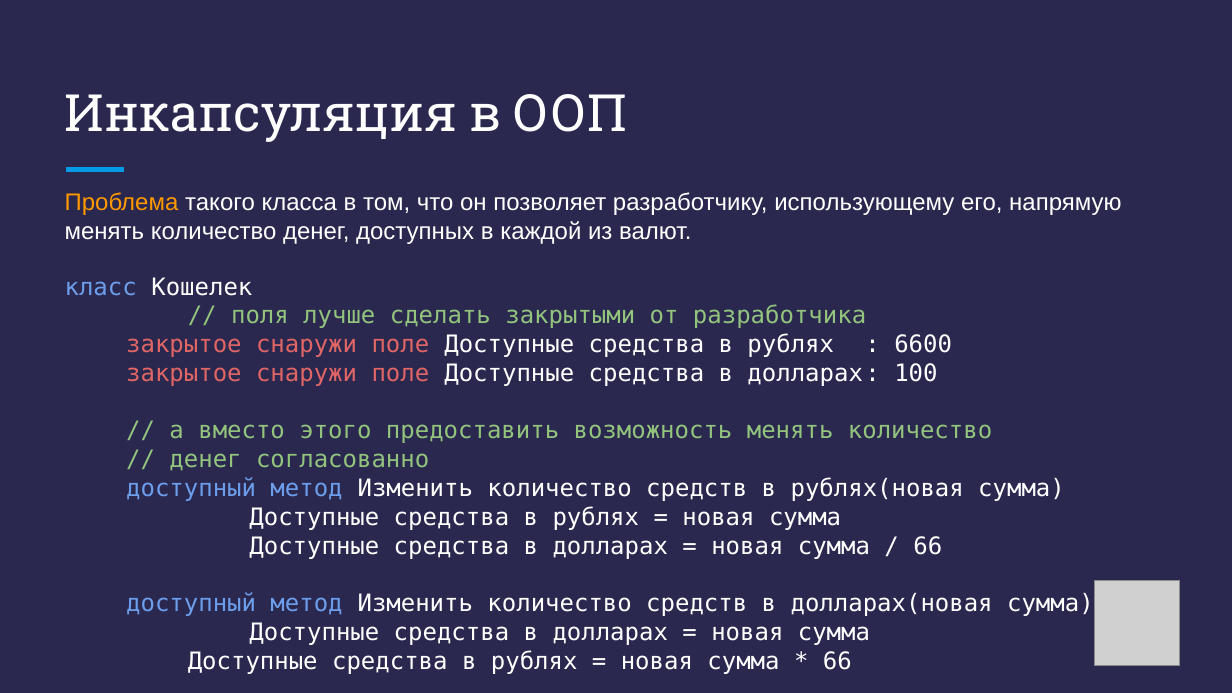
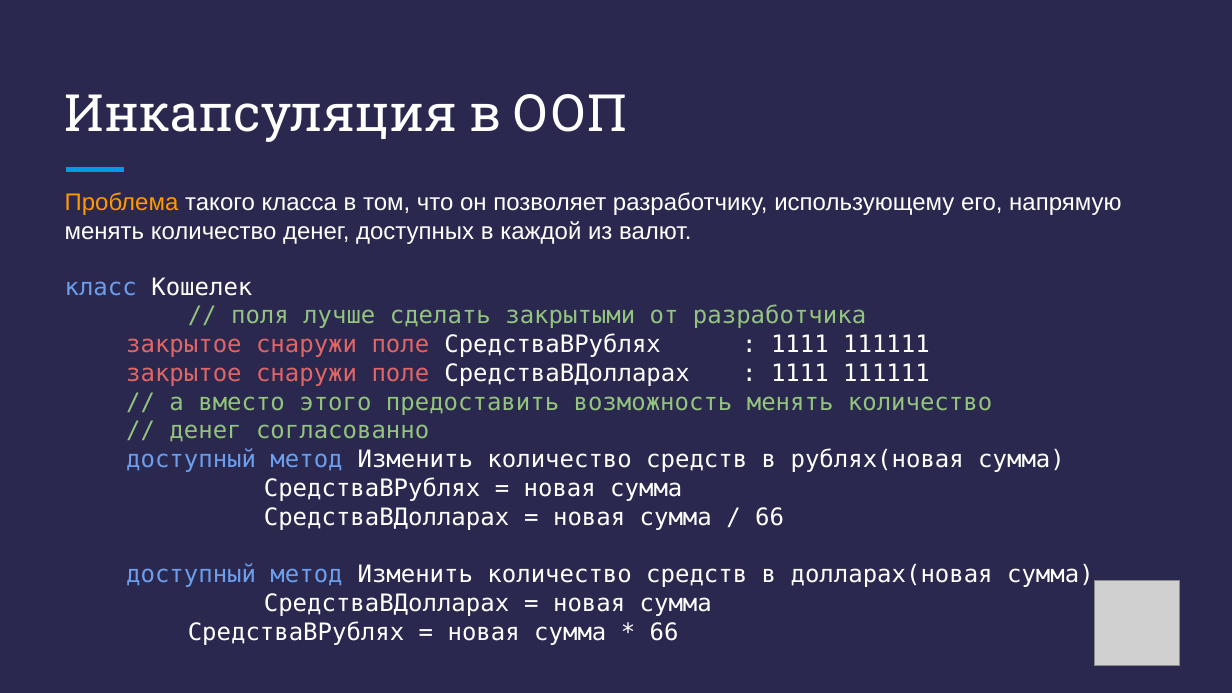
Before and after one commit to DenisKaVladimirovich/MyLessons, a slide deck: slide 10 of 10/Презентация - C# + .NET - Урок 10.pptx (slide 8 before the commit). Drawn at 1232x693 pixels with LibreOffice and Linux fonts; fonts in the diff are those of the drawing; grey boxes stand for pictures. Boxes give left, top, right and bottom in pixels: in the first picture for what was removed or moved away, otherwise in the second. Text is boxed around its words. In the diff, an @@ line names an element or a change of style, - is before the commit and + after.

```diff
--- a/10/Презентация - C# + .NET - Урок 10.pptx
+++ b/10/Презентация - C# + .NET - Урок 10.pptx
@@ text at [126, 333, 930, 386]: text changed @@
-закрытое снаружи поле Доступные средства в рублях : 6600
-закрытое снаружи поле Доступные средства в долларах : 100
+закрытое снаружи поле СредстваВРублях : 1111 111111
+закрытое снаружи поле СредстваВДолларах : 1111 111111
@@ text at [264, 477, 784, 530]: text changed @@
-Доступные средства в рублях = новая сумма
-Доступные средства в долларах = новая сумма / 66
+СредстваВРублях = новая сумма
+СредстваВДолларах = новая сумма / 66
@@ text at [188, 593, 712, 645]: text changed @@
-Доступные средства в долларах = новая сумма
-Доступные средства в рублях = новая сумма * 66
+СредстваВДолларах = новая сумма
+СредстваВРублях = новая сумма * 66
```
Also in this commit, not shown: 5 other slides changed, 6 slides added, 4 slides removed, 21 other files.
